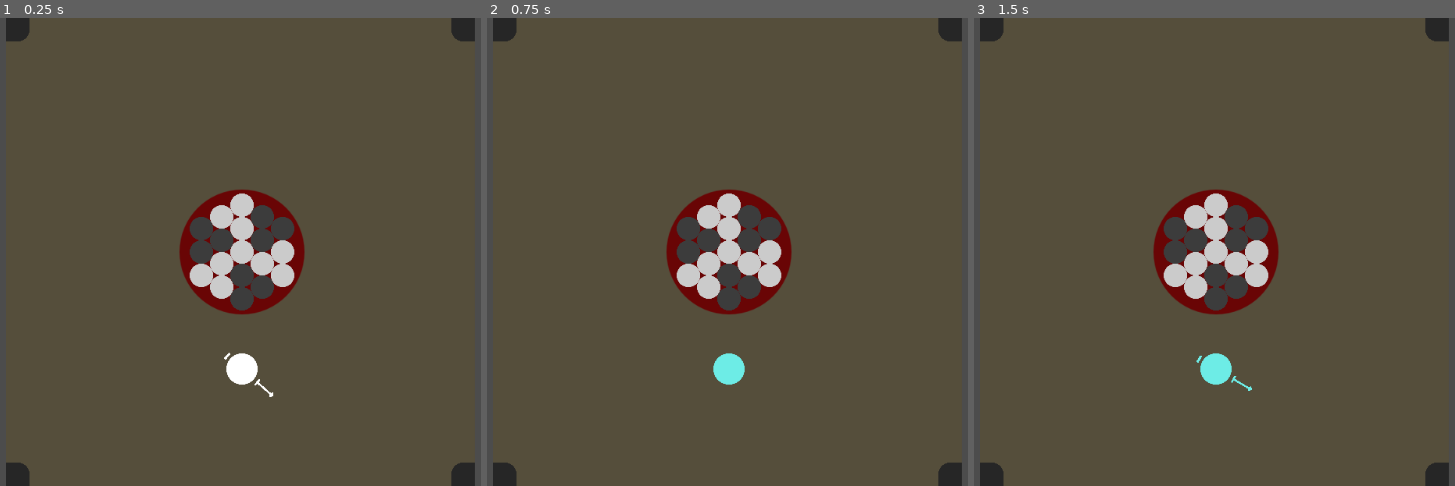
Above: before the commit, frames 1-3 (left to right).
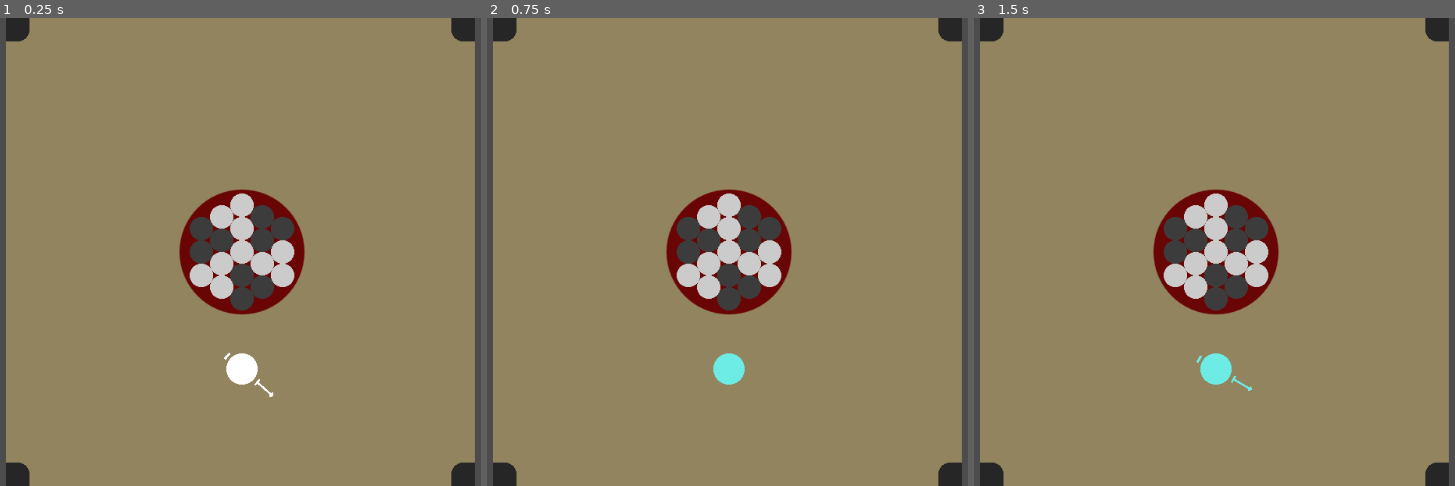
Above: after the commit, the same moments.

Repository: Ajver/Carrom
Game: Godot game, scene res://Scenes/Board/Board.tscn
Two runs of this game, one before a commit and one after it. Both use one fixed random seed, a clock stepped at 60 frames per second and the inputs below.
Inputs (mouse positions are in pixels of both pictures, inside the frame that each line leads up to):
- Up to frame 1 (0.25 s): no input
- Up to frame 2 (0.75 s): tap Enter at 0.5 s; move the mouse to (727, 369) at 0.52 s; click (727, 369) at 0.6 s
- Up to frame 3 (1.5 s): tap Space at 1.25 s; move the mouse to (1055, 275) at 1.27 s; hold S from 1.28 s (still down); tap Q at 1.35 s

The runs differ from the first frame. In frame 1, 91% of the frame differs, in the area x 1-99%, y 0-100%; in frame 2, 91%; in frame 3, 91%.

Commit message:
Fix bugs + two game modes

Diff:
--- a/Scenes/Board/Board.tscn
+++ b/Scenes/Board/Board.tscn
@@ -7,7 +7,7 @@
 [ext_resource path="res://Scenes/Board/DisksManager.gd" type="Script" id=5]
 
 [sub_resource type="PhysicsMaterial" id=3]
-bounce = 0.8
+bounce = 1.0
 
 [sub_resource type="RectangleShape2D" id=1]
 extents = Vector2( 465, 65 )
@@ -20,7 +20,7 @@
 script = ExtResource( 1 )
 
 [node name="BoardBackground" type="Sprite" parent="."]
-modulate = Color( 0.337255, 0.309804, 0.235294, 1 )
+modulate = Color( 0.576471, 0.521569, 0.372549, 1 )
 position = Vector2( -2, 0 )
 scale = Vector2( 600, 600 )
 texture = ExtResource( 2 )
--- a/Scenes/Board/DisksManager.gd
+++ b/Scenes/Board/DisksManager.gd
@@ -13,7 +13,10 @@
 var main_disk = null
 var has_main_disk : bool = false
 
-const DISK_D = 30
+const DISK_D : float = 30.0
+const MIN_DISK_SPEED : float = 0.05
+
+var in_prepare_mode = true
 
 func _ready() -> void:
 	hide()
@@ -63,6 +66,28 @@
 		add_child(main_disk)
 		has_main_disk = true
 
+func _process(delta):
+	if in_prepare_mode:
+		return
+
+	for disk in get_children():
+		if disk.linear_velocity.length() > MIN_DISK_SPEED:
+			return
+
+	print("STOPPED")
+	enter_preapare_mode()
+
 func make_everything_rigid() -> void:
 	for disk in get_children():
 		disk.make_rigid()
+
+	yield(get_tree().create_timer(0.1), "timeout")
+	in_prepare_mode = false
+	print("prepare?")
+
+
+func enter_preapare_mode() -> void:
+	for disk in get_children():
+		disk.enter_preapare_mode()
+
+	in_prepare_mode = true
--- a/Scenes/Disks/Disk.gd
+++ b/Scenes/Disks/Disk.gd
@@ -1,7 +1,7 @@
 extends RigidBody2D
-
-func _physics_process(delta):
-	pass
 
 func make_rigid() -> void:
 	mode = MODE_RIGID
+
+func enter_preapare_mode() -> void:
+	mode = MODE_STATIC
--- a/Scenes/Disks/Disk.tscn
+++ b/Scenes/Disks/Disk.tscn
@@ -1,7 +1,8 @@
-[gd_scene load_steps=5 format=2]
+[gd_scene load_steps=6 format=2]
 
-[ext_resource path="res://Scenes/Disks/Disk.gd" type="Script" id=1]
-[ext_resource path="res://circle.png" type="Texture" id=2]
+[ext_resource path="res://Scenes/Disks/DiskPhysicsMaterial.tres" type="PhysicsMaterial" id=1]
+[ext_resource path="res://Scenes/Disks/Disk.gd" type="Script" id=2]
+[ext_resource path="res://circle.png" type="Texture" id=3]
 
 [sub_resource type="CircleShape2D" id=1]
 radius = 15.0
@@ -16,13 +17,15 @@
 collision_mask = 38
 mode = 1
 mass = 0.5
+physics_material_override = ExtResource( 1 )
 continuous_cd = 2
-linear_damp = 1.0
-script = ExtResource( 1 )
+linear_damp = 4.0
+angular_damp = 1.0
+script = ExtResource( 2 )
 
 [node name="Sprite" type="Sprite" parent="."]
 scale = Vector2( 0.15, 0.15 )
-texture = ExtResource( 2 )
+texture = ExtResource( 3 )
 
 [node name="CollisionShape2D" type="CollisionShape2D" parent="."]
 shape = SubResource( 1 )
--- /dev/null
+++ b/Scenes/Disks/DiskPhysicsMaterial.tres
@@ -0,0 +1,5 @@
+[gd_resource type="PhysicsMaterial" format=2]
+
+[resource]
+rough = true
+bounce = 1.0
--- a/Scenes/Disks/MainDisk.gd
+++ b/Scenes/Disks/MainDisk.gd
@@ -32,6 +32,9 @@
 			is_holded = true
 
 func _physics_process(delta) -> void:
+	if mode == MODE_RIGID:
+		return
+
 	previous_position = global_position
 
 	if area.position == Vector2.ZERO:
@@ -44,17 +47,35 @@
 
 func _on_Mouse_entered() -> void:
 	is_mouse_in = true
+
+	if mode == MODE_RIGID:
+		return
+
 	modulate = COLORS[1]
 	pointer.hide()
 
 func _on_Mouse_exited() -> void:
 	is_mouse_in = false
+
+	if mode == MODE_RIGID:
+		return
+
 	if not is_holded:
 		modulate = COLORS[0]
 	pointer.show()
 
 func _on_Area2D_area_entered(area) -> void:
+	if mode == MODE_RIGID:
+		return
+
 	global_position = previous_position
 
 func make_rigid() -> void:
 	mode = MODE_RIGID
+	pointer.hide()
+
+func enter_preapare_mode() -> void:
+	mode = MODE_KINEMATIC
+
+	if not is_mouse_in:
+		pointer.show()
--- a/Scenes/Disks/MainDisk.tscn
+++ b/Scenes/Disks/MainDisk.tscn
@@ -1,9 +1,10 @@
-[gd_scene load_steps=7 format=2]
+[gd_scene load_steps=8 format=2]
 
-[ext_resource path="res://Scenes/Disks/MainDisk.gd" type="Script" id=1]
-[ext_resource path="res://circle.png" type="Texture" id=2]
-[ext_resource path="res://Scenes/Disks/Pointer.gd" type="Script" id=3]
-[ext_resource path="res://OnePixel.png" type="Texture" id=4]
+[ext_resource path="res://Scenes/Disks/DiskPhysicsMaterial.tres" type="PhysicsMaterial" id=1]
+[ext_resource path="res://Scenes/Disks/MainDisk.gd" type="Script" id=2]
+[ext_resource path="res://circle.png" type="Texture" id=3]
+[ext_resource path="res://Scenes/Disks/Pointer.gd" type="Script" id=4]
+[ext_resource path="res://OnePixel.png" type="Texture" id=5]
 
 [sub_resource type="CircleShape2D" id=1]
 radius = 20.0
@@ -19,14 +20,15 @@
 collision_mask = 34
 mode = 3
 mass = 0.89
+physics_material_override = ExtResource( 1 )
 continuous_cd = 2
-linear_damp = 1.0
+linear_damp = 4.0
 angular_damp = 1.0
-script = ExtResource( 1 )
+script = ExtResource( 2 )
 
 [node name="Sprite" type="Sprite" parent="."]
 scale = Vector2( 0.2, 0.2 )
-texture = ExtResource( 2 )
+texture = ExtResource( 3 )
 
 [node name="CollisionShape2D" type="CollisionShape2D" parent="."]
 shape = SubResource( 1 )
--- a/Scenes/Disks/Pointer.gd
+++ b/Scenes/Disks/Pointer.gd
@@ -7,8 +7,8 @@
 
 var is_stringing : bool = false
 
-var MAX_STRENGHT : float = 200.0
-var STRENGHT_MOD : float = 10.0
+var MAX_STRENGHT : float = 300.0
+var STRENGHT_MOD : float = 15.0
 
 func _input(event):
 	if not visible:
@@ -30,6 +30,9 @@
 		is_stringing = true
 
 func _process(delta):
+	if not visible:
+		return
+
 	var mouse_position = get_viewport().get_mouse_position()
 	var diff = mouse_position - global_position
 	var angle = atan2(diff.x, diff.y)
Not shown: 1 places in Scenes/Disks/MainDisk.tscn that only renumber resources
